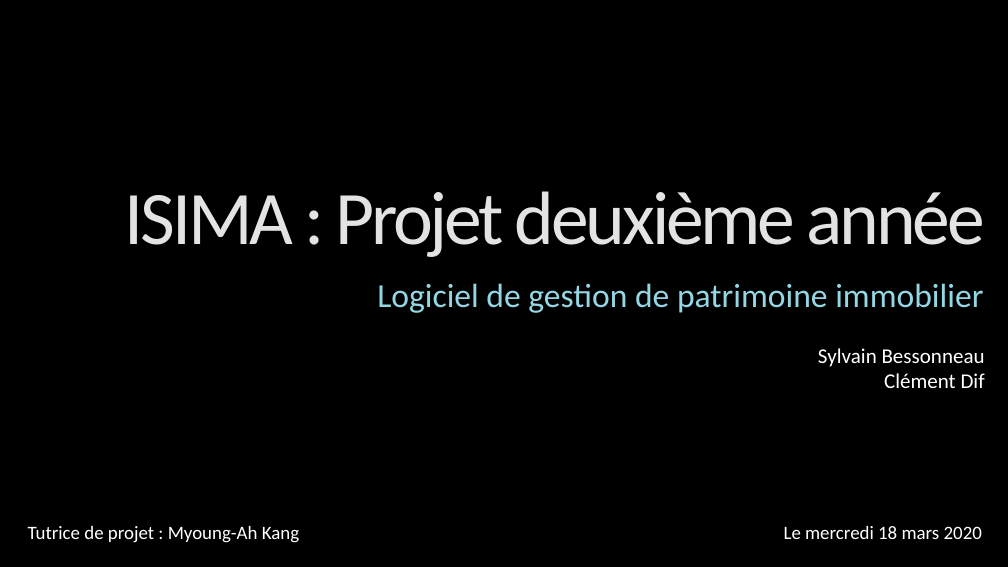
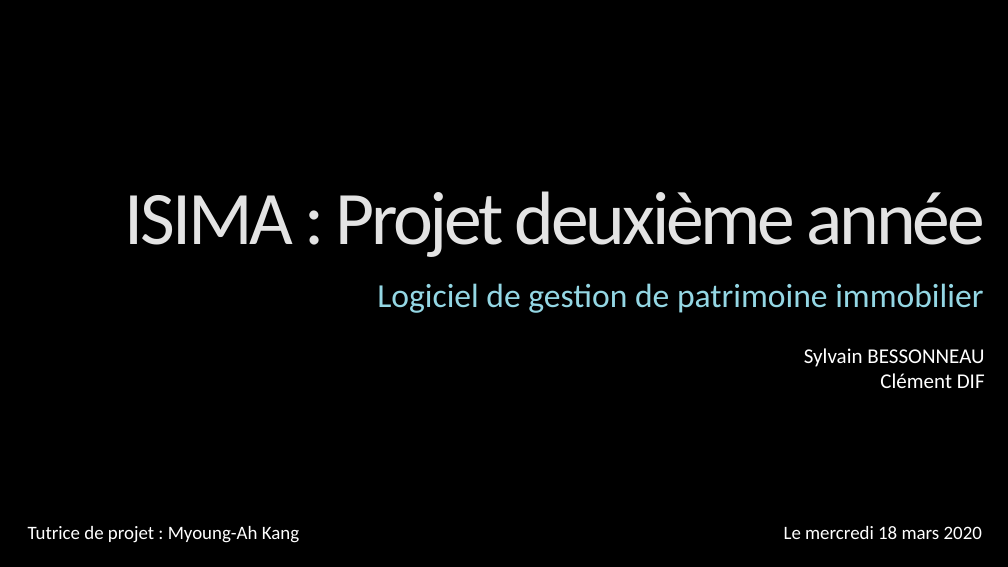
Before and after one commit to cldif/REAM, a slide deck: slide 1 of documents/french presentation.pptx. Drawn at 1008x567 pixels with LibreOffice and Linux fonts; fonts in the diff are those of the drawing; background and template pictures are left out. Boxes give left, top, right and bottom in pixels: in the first picture for what was removed or moved away, otherwise in the second. Text is boxed around its words. In the diff, an @@ line names an element or a change of style, - is before the commit and + after.

```diff
--- a/documents/french presentation.pptx
+++ b/documents/french presentation.pptx
@@ text at (x1=804, y1=348, x2=985, y2=388): text changed @@
-Sylvain Bessonneau
-Clément Dif
+Sylvain BESSONNEAU
+Clément DIF
```
Also in this commit, not shown: 9 slides added.
